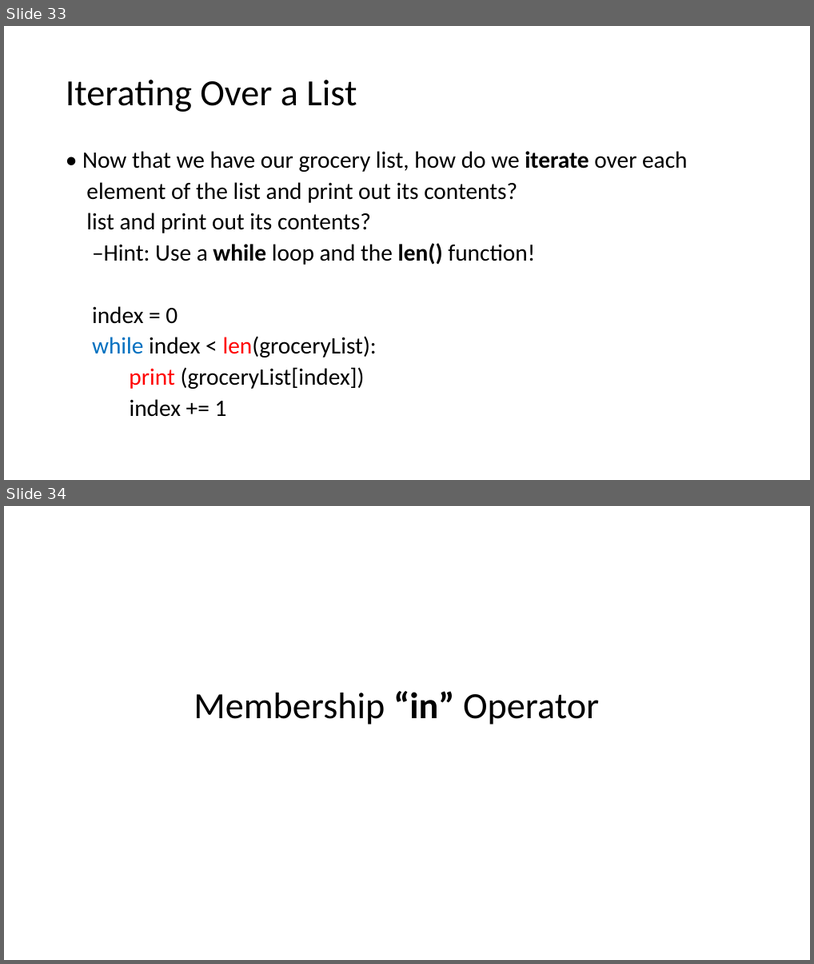
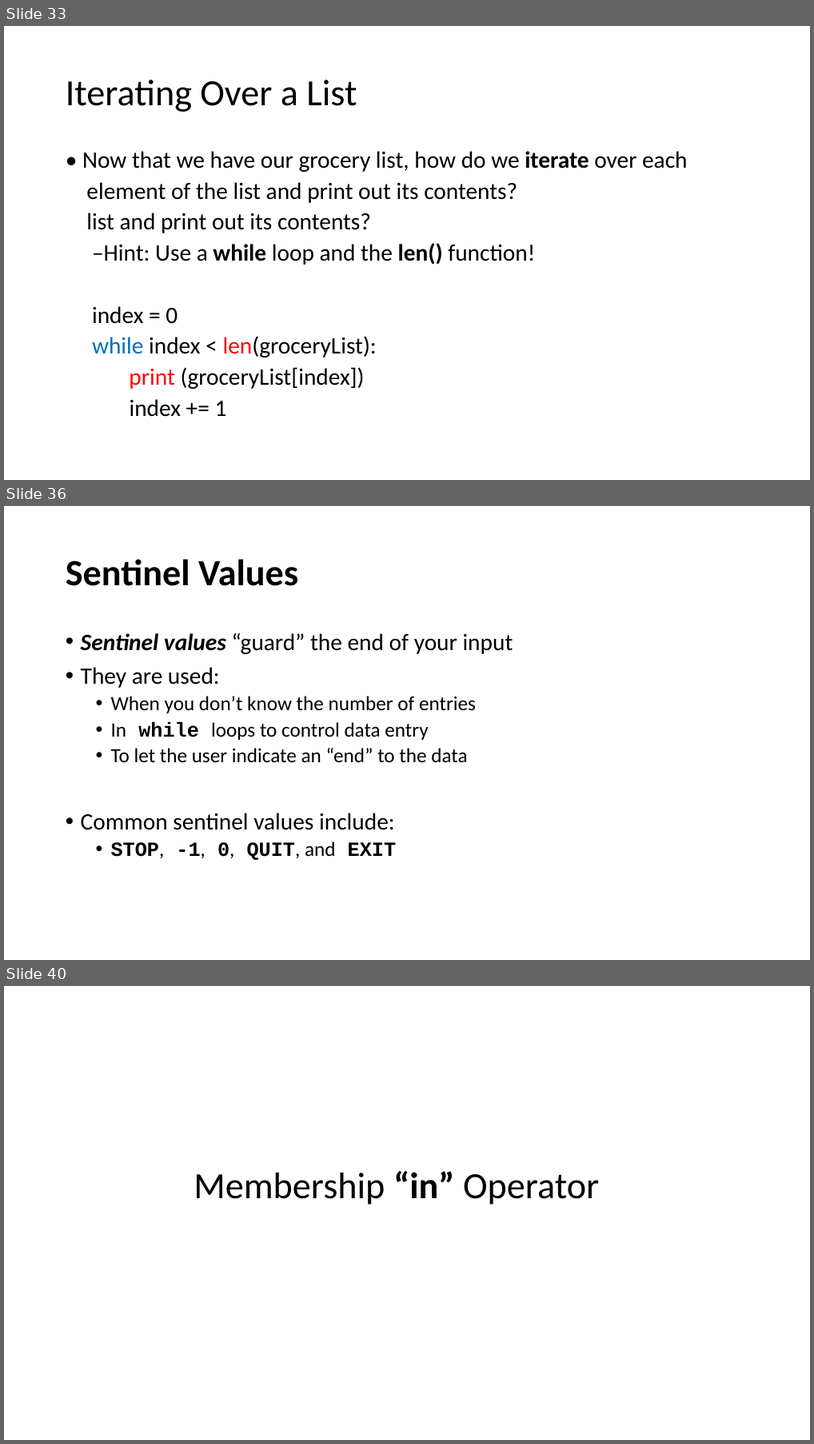
Before and after one commit to HKohin/Python-for-Upward-Bound-Program, a slide deck: PYTHON_8_Lists Part 1.pptx. Shown one above the other, each under a label of ours: slides 33 and 34 before the commit, slides 33, 36 and 40 after it; the slides between them are not shown. The pictures are 814x964 and 814x1444 pixels, drawn with LibreOffice and Linux fonts; fonts in the diff are those of the drawing. Boxes give left, top, right and bottom in pixels: in the first picture for what was removed or moved away, otherwise in the second. Text is boxed around its words. In the diff, an @@ line names an element or a change of style, - is before the commit and + after.

```diff
--- a/PYTHON_8_Lists Part 1.pptx
+++ b/PYTHON_8_Lists Part 1.pptx
@@ slide 36 added at [4,506,810,960], background #FFFFFF @@
@@ title added at [66,559,298,586], 44 pt, text #000000, bold @@
+Sentinel Values
@@ text added at [81,633,514,860], 24 pt, text #000000 @@
+• Sentinel values “guard” the end of your input
+• They are used:
+  • When you don’t know the number of entries
+  • In while loops to control data entry
+  • To let the user indicate an “end” to the data
+• Common sentinel values include:
+  • STOP, -1, 0, QUIT, and EXIT
@@ what was slide 34 is now slide 40 @@
```
Also in this commit, not shown: 3 slides changed, 5 other slides added.
